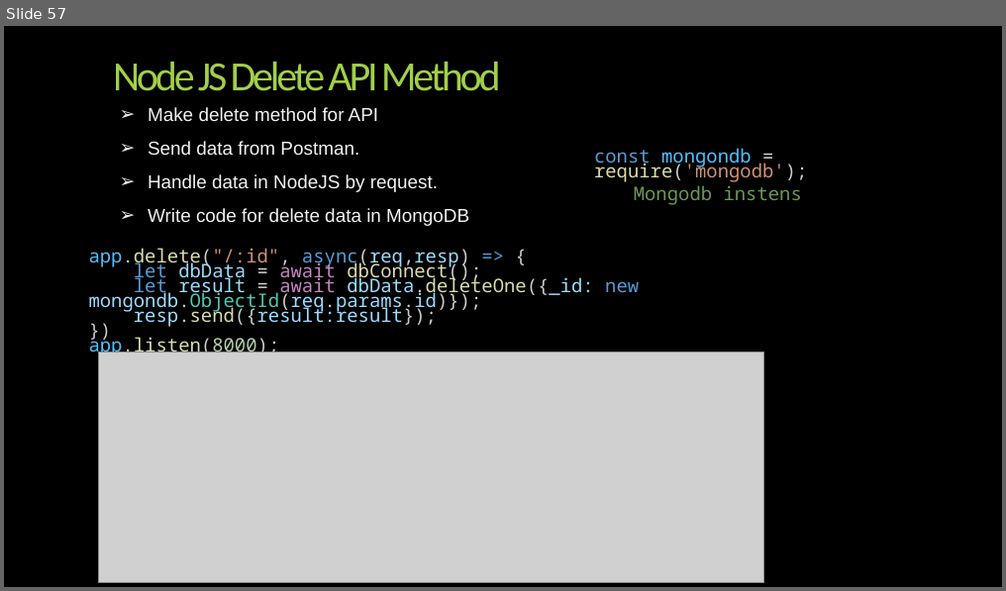
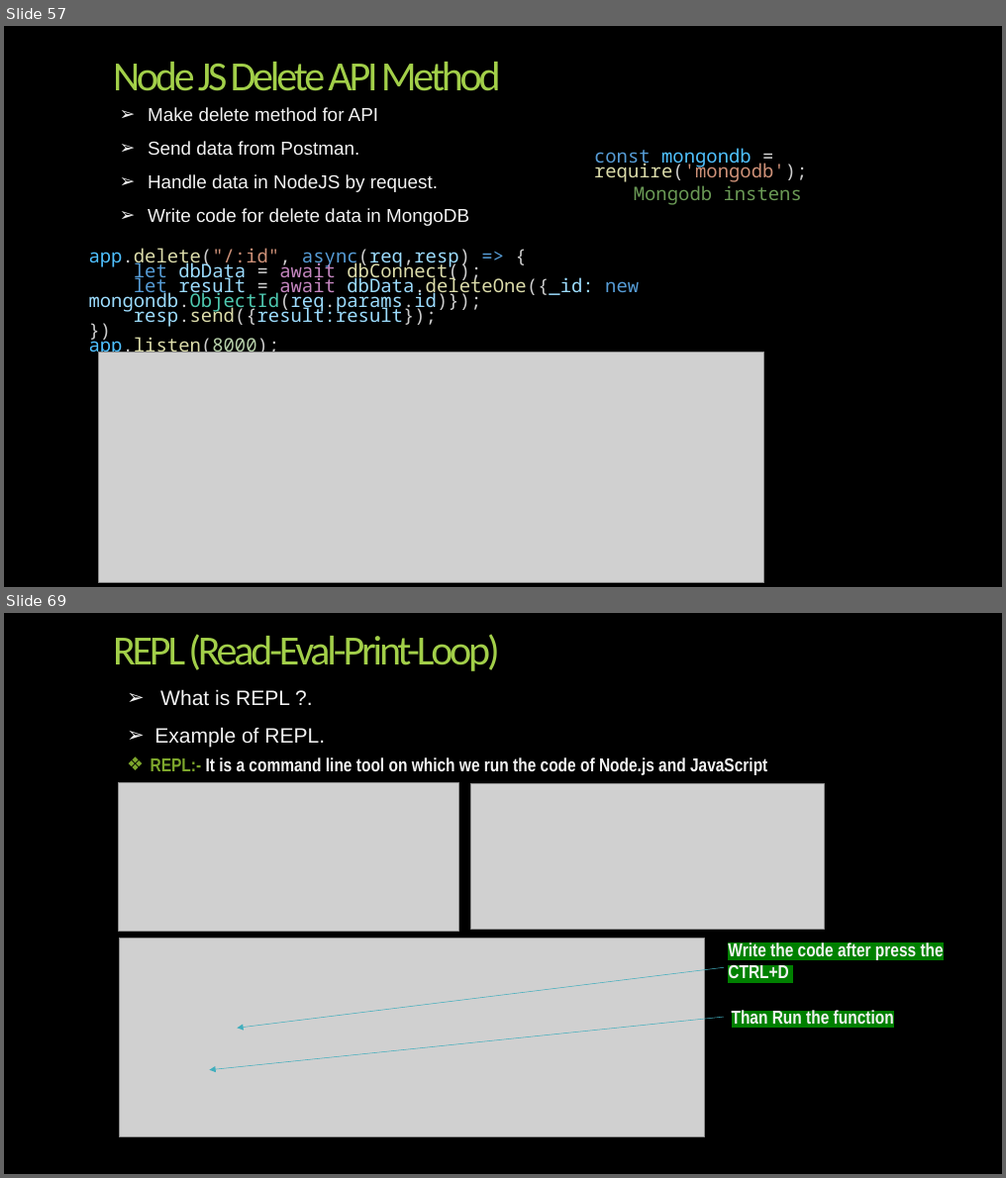
Before and after one commit to Alok2565/nodejs-tut2024, a slide deck: backup_code/NodeJS-full tutorila.pptx. Shown one above the other, each under a label of ours: slide 57 before the commit, slides 57 and 69 after it; the slides between them are not shown. The pictures are 1006x591 and 1006x1178 pixels, drawn with LibreOffice and Linux fonts; fonts in the diff are those of the drawing; grey boxes stand for pictures; background and template pictures are left out. Boxes give left, top, right and bottom in pixels: in the first picture for what was removed or moved away, otherwise in the second. Text is boxed around its words. In the diff, an @@ line names an element or a change of style, - is before the commit and + after.

Commit message:
Mysql connection and working with node JS API

```diff
--- a/backup_code/NodeJS-full tutorila.pptx
+++ b/backup_code/NodeJS-full tutorila.pptx
@@ slide 69 added at (x1=4, y1=613, x2=1002, y2=1174), background picture (left out) @@
@@ title added at (x1=113, y1=634, x2=500, y2=671), 40 pt, text #A2CF49 @@
+REPL (Read-Eval-Print-Loop)
@@ text added at (x1=154, y1=689, x2=325, y2=747), 20 pt, text #F2F2F2 @@
+➢ What is REPL ?.
+➢ Example of REPL.
@@ text added at (x1=151, y1=758, x2=767, y2=775), 18 pt, text #F2F2F2, bold @@
+❖ REPL:- It is a command line tool on which we run the code of Node.js and JavaScript
@@ picture added at (x1=119, y1=783, x2=458, y2=931) @@
@@ picture added at (x1=471, y1=783, x2=825, y2=930) @@
@@ picture added at (x1=119, y1=938, x2=704, y2=1138) @@
@@ arrow added from (724, 967) to (237, 1029), #41AEBD 0.5 pt @@
@@ text added at (x1=728, y1=942, x2=944, y2=978), 18 pt, text #F2F2F2, bold @@
+Write the code after press the CTRL+D
@@ arrow added from (724, 1017) to (209, 1070), #41AEBD 0.5 pt @@
@@ text added at (x1=732, y1=1009, x2=894, y2=1024), 18 pt, text #F2F2F2, bold @@
+Than Run the function
```
Also in this commit, not shown: 1 slide changed, 16 other slides added, 5 other files.
